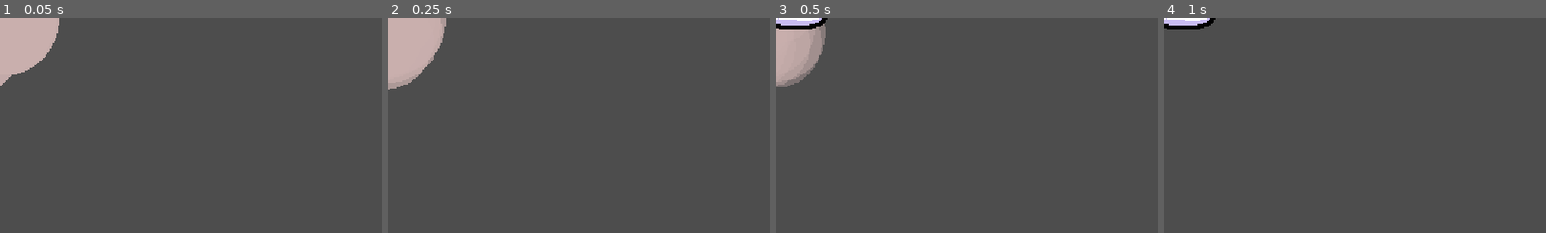
Above: before the commit, frames 1-4 (left to right).
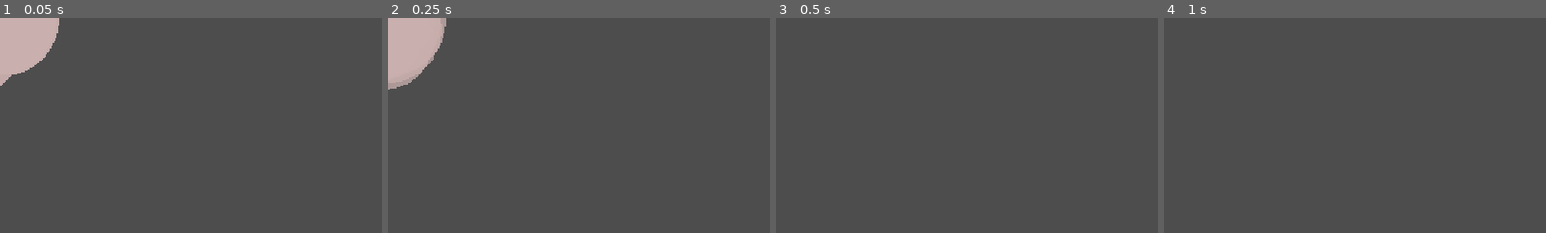
Above: after the commit, the same moments.

Repository: orbital-mage/gmtk-2025
Game: Godot game, scene res://game/effects/death.tscn
Two runs of this game, one before a commit and one after it. Both use one fixed random seed, a clock stepped at 60 frames per second and the inputs below. This scene is started directly instead of the project's main scene.
Inputs (mouse positions are % of the whole screen's width and height, from its top left):
- Up to frame 1 (0.05 s): no input
- Up to frame 2 (0.25 s): no input
- Up to frame 3 (0.5 s): no input
- Up to frame 4 (1 s): move the mouse to (72, 45) at 0.52 s; press the mouse at (72, 45) at 0.53 s; hold D (right) from 0.53 s (still down)
The pictures show only the part of the screen within x 0-50%, y 0-50%; the shares and areas given below are measured in that part.

Frames 1-2 are identical in both runs. In frame 3, 3.5% of the frame differs, in the area x 0-14%, y 0-32%; in frame 4, 0.6%.

Commit message:
death effect

Diff:
--- a/game/arena.gd
+++ b/game/arena.gd
@@ -26,6 +26,8 @@
 		living_clones -= 1
 		_clones_changed()
 		world.remove_child.call_deferred(clone)
+
+		world.add_child(DeathEffect.create(clone))
 
 		if _is_player_alone():
 			round_timer.start()
--- a/game/clones/clone.gd
+++ b/game/clones/clone.gd
@@ -33,12 +33,19 @@
 
 func replay() -> void:
 	dead = false
+	zombified = false
 	spray_shot = false
 	invincible = false
 	index = 0
 	position = start_position
 	_unset_player()
 	_set_zombified(false)
+
+func get_color() -> Color:
+	if index == velocity_record.size():
+		return color.darkened(0.5)
+
+	return color
 
 func _ready() -> void:
 	start_position = position
@@ -160,16 +167,15 @@
 func _set_zombified(value: bool) -> void:
 	hitbox.set_collision_layer_value(Collision.Layers.ZOMBIES, value)
 	hitbox.set_collision_mask_value(Collision.Layers.POWERUPS, not value)
+	sprite_color.modulate = get_color()
 
 	if value:
-		sprite_color.modulate = color.darkened(0.5)
 		gun_sprite.hide()
 
 		sprite.play("zombify")
 		sprite_color.play("zombify_color")
 		gun_discard.emitting = true
 	else:
-		sprite_color.modulate = color
 		gun_sprite.show()
 
 		zombified = false
@@ -180,8 +186,4 @@
 
 func _on_invincibility_timeout() -> void:
 	invincible = false
-
-	if index == velocity_record.size():
-		sprite_color.modulate = color.darkened(0.5)
-	else:
-		sprite_color.modulate = color
+	sprite_color.modulate = get_color()
--- a/game/effects/death.tscn
+++ b/game/effects/death.tscn
@@ -1,5 +1,6 @@
-[gd_scene load_steps=16 format=3 uid="uid://n8qvjdkqqoof"]
-
+[gd_scene load_steps=17 format=3 uid="uid://n8qvjdkqqoof"]
+
+[ext_resource type="Script" uid="uid://dfdy7vbgnf5da" path="res://game/effects/death_effect.gd" id="1_thcte"]
 [ext_resource type="Texture2D" uid="uid://xwer7t5y8ttl" path="res://assets/graphics/death_bandana.png" id="2_14qfb"]
 [ext_resource type="Texture2D" uid="uid://ba83qd3rnc302" path="res://assets/graphics/ball_overlay.png" id="2_i3qkl"]
 [ext_resource type="Texture2D" uid="uid://cmqkh01qeca3e" path="res://assets/graphics/death_cap.png" id="3_thcte"]
@@ -153,6 +154,7 @@
 color_ramp = SubResource("GradientTexture1D_sjq3k")
 
 [node name="Death" type="Node2D"]
+script = ExtResource("1_thcte")
 
 [node name="Animation" type="AnimationPlayer" parent="."]
 libraries = {
@@ -195,3 +197,5 @@
 one_shot = true
 fixed_fps = 60
 process_material = SubResource("ParticleProcessMaterial_xetmk")
+
+[connection signal="animation_finished" from="Animation" to="." method="_on_animation_finished"]
--- /dev/null
+++ b/game/effects/death_effect.gd
@@ -0,0 +1,26 @@
+class_name DeathEffect extends Node2D
+
+static var scene = preload("res://game/effects/death.tscn")
+
+static func create(clone: Clone) -> DeathEffect:
+	var effect = scene.instantiate() as DeathEffect
+
+	effect.position = clone.position
+	effect.set_color(clone.color)
+
+	return effect
+
+var color: Color
+
+@onready var cap_color: Sprite2D = $Cap/Color
+@onready var bandana: GPUParticles2D = $Bandana
+
+func _ready() -> void:
+	cap_color.modulate = color
+	bandana.modulate = color
+
+func set_color(value: Color) -> void:
+	color = value
+
+func _on_animation_finished(anim_name: StringName) -> void:
+	queue_free()
Not shown, added: game/effects/death_effect.gd.uid
